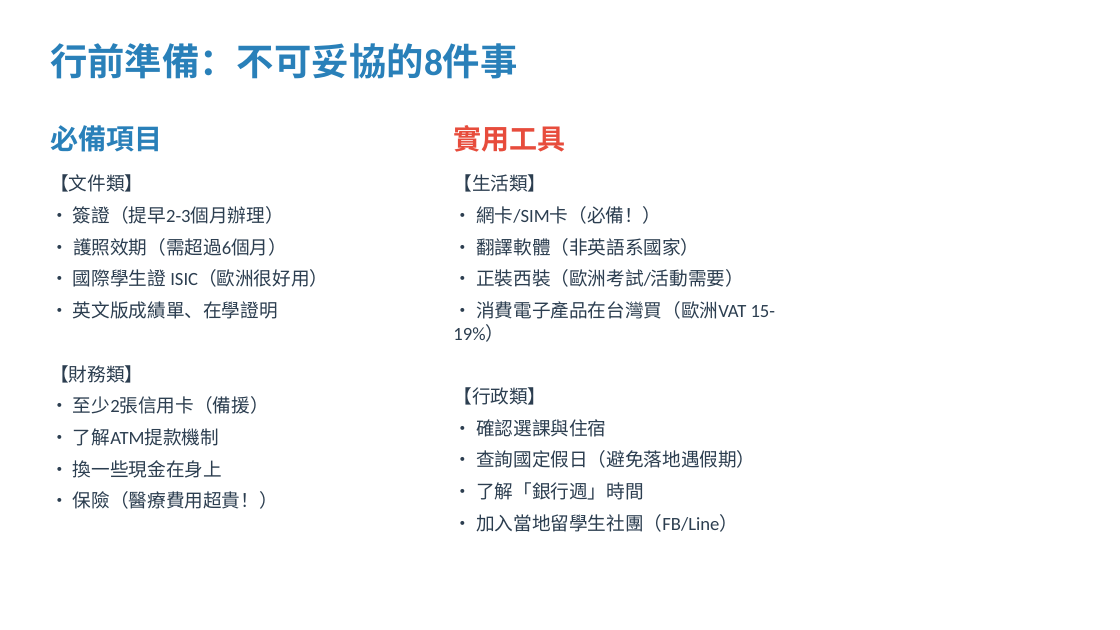
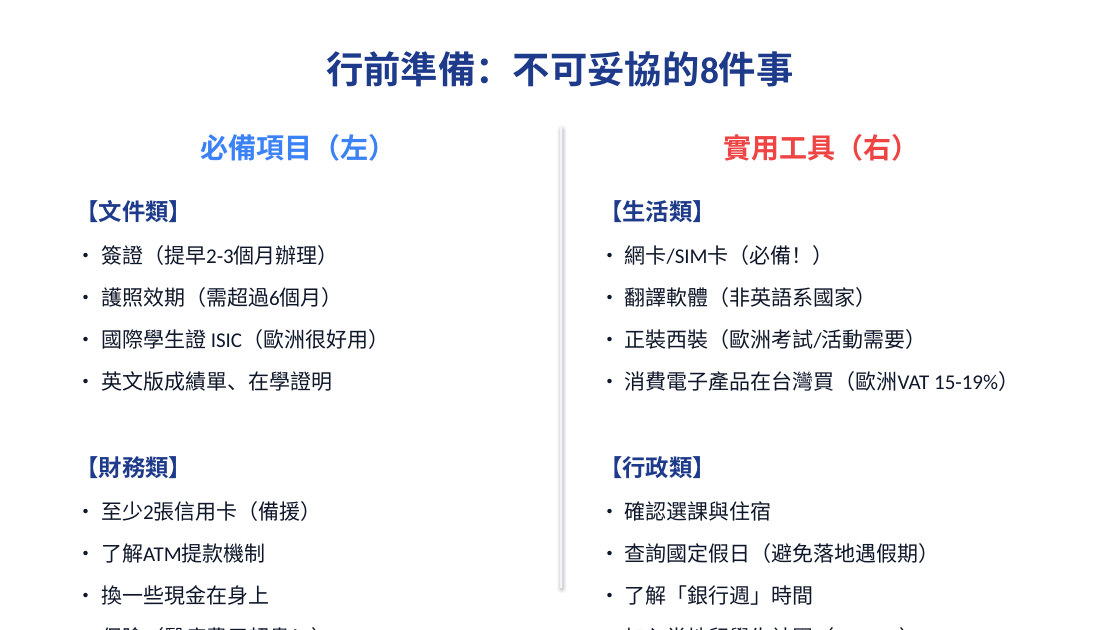
Before and after one commit to thc1006/czech-exchange, a slide deck: slide 9 of 交換經驗分享會_蔡秀吉_百川學程.pptx (slide 8 before the commit). Drawn at 1120x630 pixels with LibreOffice and Linux fonts; fonts in the diff are those of the drawing. Boxes give left, top, right and bottom in pixels: in the first picture for what was removed or moved away, otherwise in the second. Text is boxed around its words. In the diff, an @@ line names an element or a change of style, - is before the commit and + after.

```diff
--- a/交換經驗分享會_蔡秀吉_百川學程.pptx
+++ b/交換經驗分享會_蔡秀吉_百川學程.pptx
@@ text "行前準備：不可妥協的8件事" moved from (x1=50, y1=43, x2=517, y2=79) to (x1=326, y1=51, x2=793, y2=87) @@
@@ text "行前準備：不可妥協的8件事" at (x1=326, y1=51, x2=793, y2=87): text colour #2980B9 to #1E3A8A; alignment left to centre @@
@@ text at (x1=200, y1=134, x2=396, y2=161): text changed; text colour #2980B9 to #3B82F6 @@
-必備項目
+必備項目（左）
@@ rectangle added at (x1=560, y1=126, x2=563, y2=588), fill #F1F5F9 @@
@@ text at (x1=724, y1=134, x2=920, y2=161): text changed; text colour #E74C3C to #EF4444 @@
-實用工具
+實用工具（右）
@@ text "【文件類】" moved from (x1=50, y1=174, x2=328, y2=509) to (x1=75, y1=200, x2=389, y2=605) @@
@@ text "【文件類】" at (x1=75, y1=200, x2=389, y2=605): size 16 to 20 pt, text colour #2C3E50 to #1E3A8A, bold on in "【文件類】", "【財務類】"; size 16 to 18 pt, text colour #2C3E50 to #0F172A; line spacing 1 to 1.3 @@
@@ text "【生活類】" moved from (x1=453, y1=174, x2=776, y2=532) to (x1=599, y1=200, x2=1019, y2=605) @@
@@ text "【生活類】" at (x1=599, y1=200, x2=1019, y2=605): size 16 to 20 pt, text colour #2C3E50 to #1E3A8A, bold on in "【生活類】", "【行政類】"; size 16 to 18 pt, text colour #2C3E50 to #0F172A; line spacing 1 to 1.3 @@
```
Also in this commit, not shown: 17 other slides changed, 2 slides added, 1 other file.
